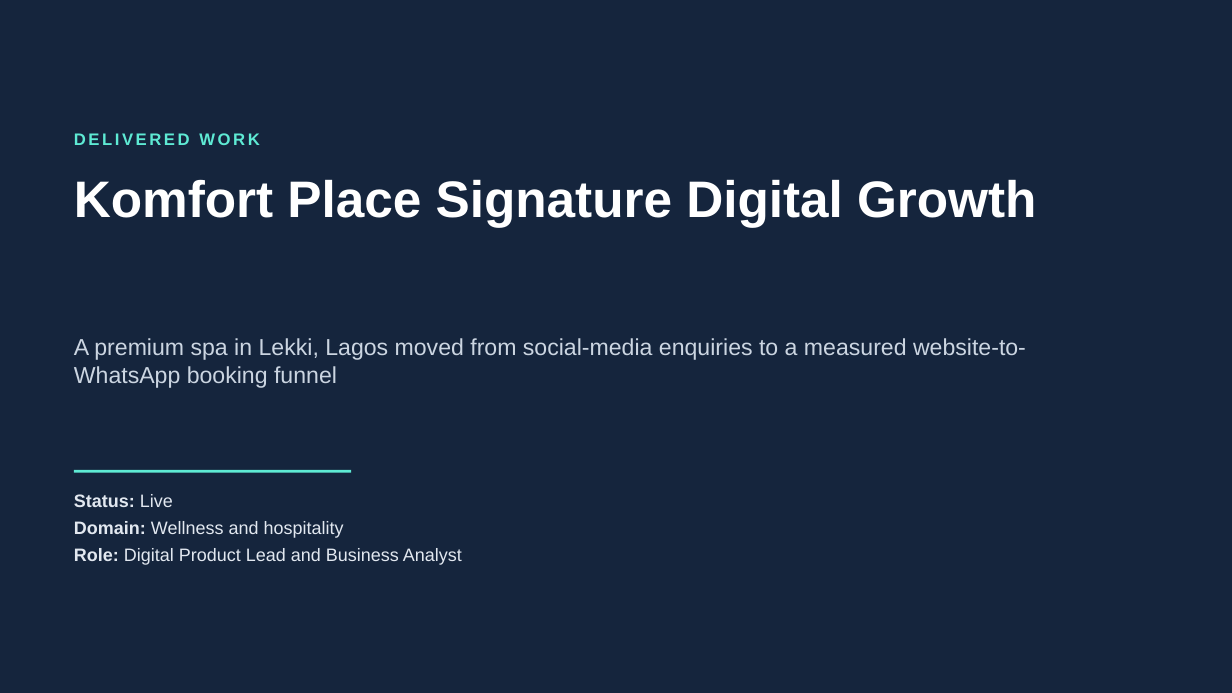
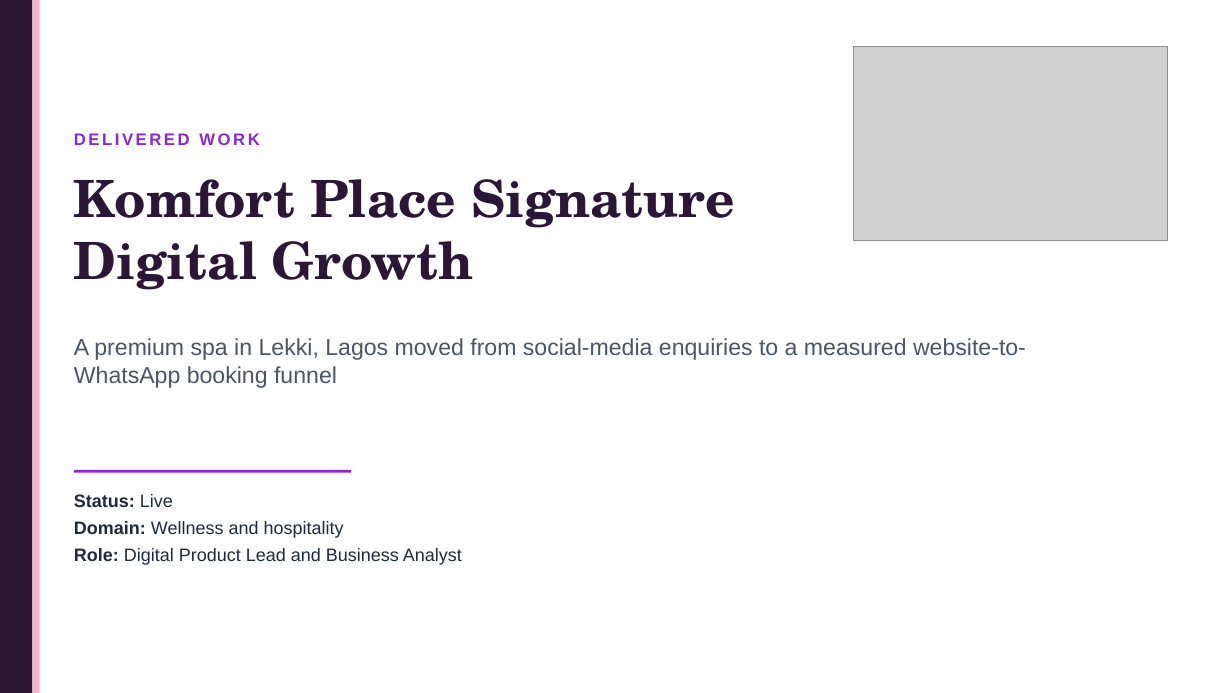
Before and after one commit to olalekanajimoti/business-analyst-portfolio, a slide deck: slide 1 of 01-delivered-case-studies/komfort-place-signature-digital-growth/Deck/Executive_Deck.pptx. Drawn at 1232x693 pixels with LibreOffice and Linux fonts; fonts in the diff are those of the drawing; grey boxes stand for pictures. Boxes give left, top, right and bottom in pixels: in the first picture for what was removed or moved away, otherwise in the second. Text is boxed around its words. In the diff, an @@ line names an element or a change of style, - is before the commit and + after.

Commit message:
Brand executive decks for MyTicketSeller, Komfort Place Signature, NaijaFoodFestival, CONVVA and Verdaso
Each deck now uses its own palette, logo and title layout instead of the shared navy template.

```diff
--- a/01-delivered-case-studies/komfort-place-signature-digital-growth/Deck/Executive_Deck.pptx
+++ b/01-delivered-case-studies/komfort-place-signature-digital-growth/Deck/Executive_Deck.pptx
@@ background #15253D to #FFFFFF @@
@@ rectangle added at (x1=0, y1=0, x2=32, y2=693), fill #2B1638 @@
@@ rectangle added at (x1=32, y1=0, x2=40, y2=693), fill #F4B6C6 @@
@@ picture added at (x1=853, y1=46, x2=1167, y2=240) @@
@@ text "DELIVERED WORK" at (x1=74, y1=133, x2=259, y2=145): text colour #5EEAD4 to #8E24D9 @@
@@ text "Komfort Place Signature Digital Growth" at (x1=74, y1=179, x2=735, y2=290): font Arial to TeX Gyre Schola, text colour #FFFFFF to #2B1638 @@
@@ text "A premium spa in Lekki, ..." at (x1=74, y1=338, x2=1026, y2=388): text colour #CBD5E1 to #4B5563 @@
@@ line (74, 471) - (351, 471): stroke #5EEAD4 2 pt to #8E24D9 2 pt @@
@@ text "Status: Live" at (x1=74, y1=494, x2=462, y2=565): text colour #E2E8F0 to #1F2937 @@
```
Also in this commit, not shown: 6 other slides changed, 9 other files.
